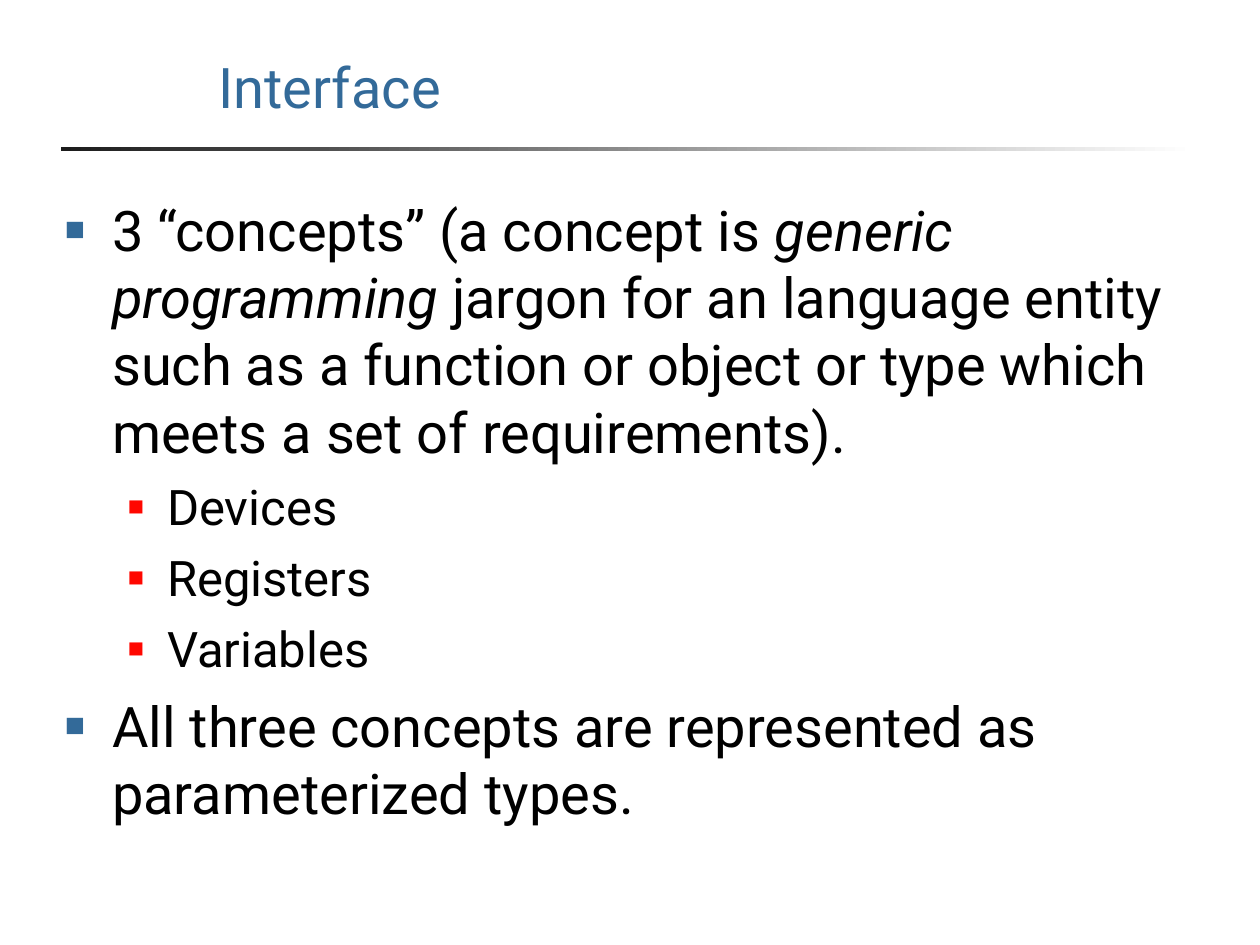
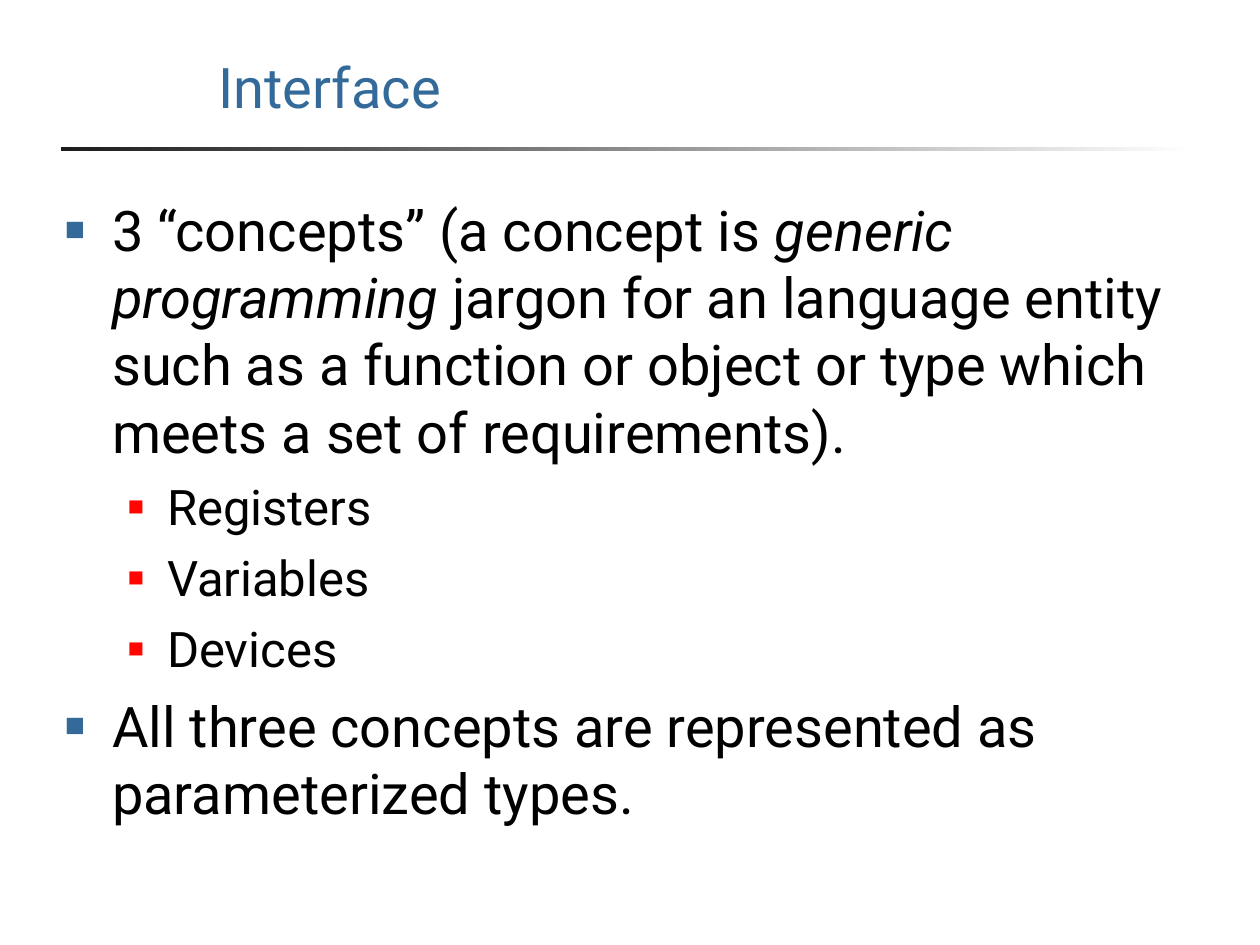
Before and after one commit to ryanofsky/device, a slide deck: slide 8 of report/slides.ppt. Drawn at 1260x945 pixels with LibreOffice and Linux fonts; fonts in the diff are those of the drawing; background and template pictures are left out. Boxes give left, top, right and bottom in pixels: in the first picture for what was removed or moved away, otherwise in the second. Text is boxed around its words. In the diff, an @@ line names an element or a change of style, - is before the commit and + after.

Commit message:
minor changes to first two "Interface" slides

```diff
--- a/report/slides.ppt
+++ b/report/slides.ppt
@@ text at (x1=167, y1=489, x2=337, y2=526): paragraph removed @@
-  ■ Devices
@@ text at (x1=167, y1=631, x2=337, y2=668): paragraph added @@
+  ■ Devices
```
Also in this commit, not shown: 1 other slide changed.
